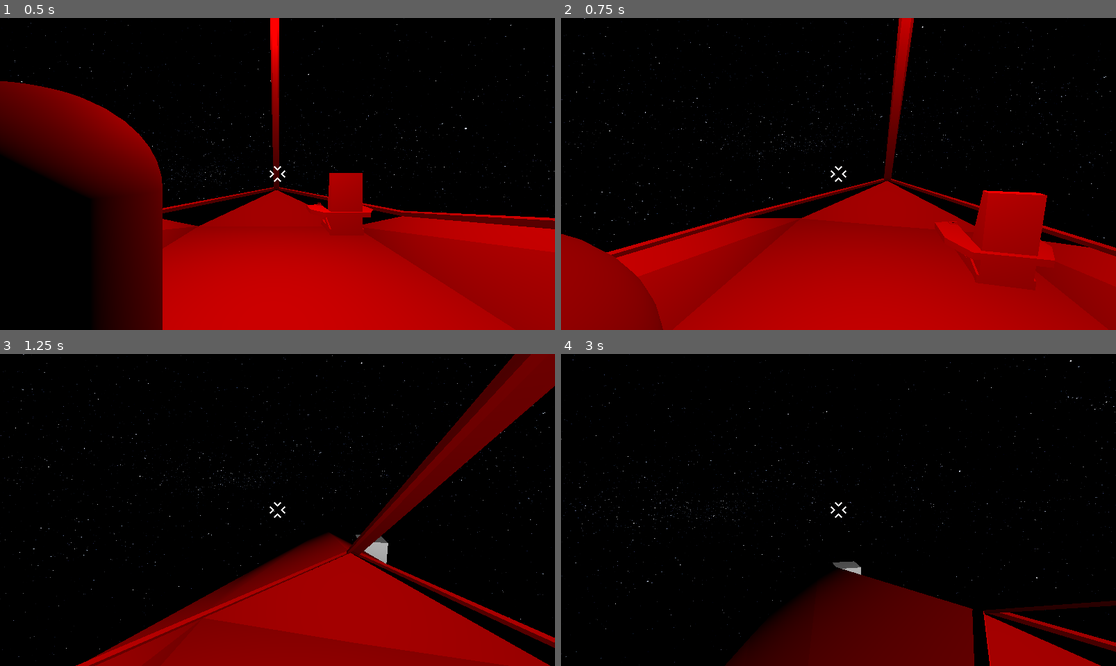
Above: before the commit, frames 1-4 (two rows, left to right).
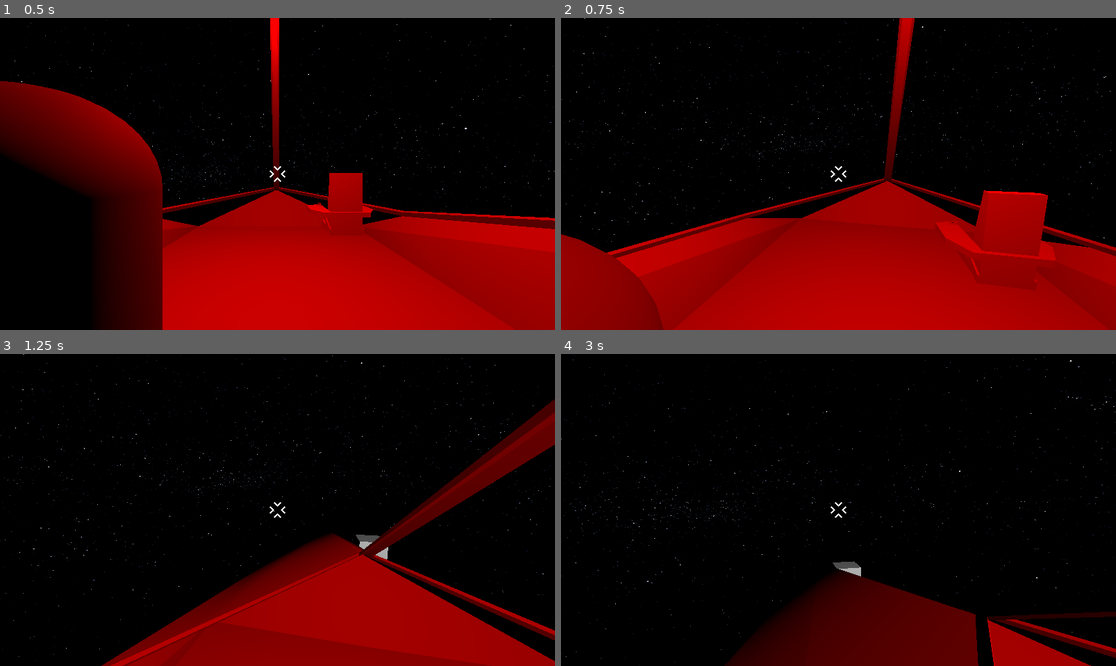
Above: after the commit, the same moments.

Repository: Greenwolf8/UntitledSpaceGame
Game: Godot game, scene res://Map.tscn
Two runs of this game, one before a commit and one after it. Both use one fixed random seed, a clock stepped at 60 frames per second and the inputs below.
Inputs (mouse positions are in pixels of both pictures, inside the frame that each line leads up to):
- Up to frame 1 (0.5 s): no input
- Up to frame 2 (0.75 s): tap Enter at 0.5 s; move the mouse to (832, 180) at 0.52 s; hold W (move_forward) from 0.53 s (still down); tap Space (jump) at 0.6 s
- Up to frame 3 (1.25 s): keep holding W (move_forward); tap Space (jump) at 0.77, 1.07 s
- Up to frame 4 (3 s): move the mouse to (877, 513) at 1.27 s; tap C (camera_lock) at 1.35 s; tap Space (jump) at 1.52, 1.55, 1.82, 2.3, 2.75 s; move the mouse to (794, 506) at 2.02 s; tap E (interact) at 2.1 s; move the mouse to (844, 510) at 2.77 s; release W (move_forward) at 2.78 s; hold A (move_left) from 2.78 s (still down); tap Shift (sprint) at 2.85 s

Frame 1 is identical in both runs. In frame 2, 0.4% of the frame differs, in the area x 0-100%, y 0-100%; in frame 3, 13%, in the area x 13-100%, y 0-100%; in frame 4, 2.3%.

Commit message:
fix: add collision layers
Added collision layers to stop the ship from bouncing around the place when character hit the ship

Diff:
--- a/BonusPlayer.gd
+++ b/BonusPlayer.gd
@@ -20,8 +20,6 @@
 
 	if not down_cast.is_colliding():
 		current_vertical_velocity = Vector3.ZERO
-		if Input.is_action_just_pressed("jump"):
-			current_vertical_velocity = ship_basis.y * 4.5
 	else:
 		current_vertical_velocity += gravity_dir * 11 * delta
 
--- a/Ship.tscn
+++ b/Ship.tscn
@@ -27,6 +27,8 @@
 
 [node name="Ship" type="RigidBody3D" parent="."]
 unique_name_in_owner = true
+collision_layer = 2
+collision_mask = 4
 continuous_cd = true
 linear_damp = 1.0
 angular_damp = 3.0
@@ -94,6 +96,8 @@
 
 [node name="Chair" type="RigidBody3D" parent="Ship"]
 unique_name_in_owner = true
+collision_layer = 2
+collision_mask = 2
 
 [node name="ChairCollider" type="CollisionShape3D" parent="Ship/Chair"]
 transform = Transform3D(0.75, 0, 0, 0, 1, 0, 0, 0, 1, 20.800072, 5.749711, -1.037703)
@@ -102,6 +106,7 @@
 [node name="Player2" parent="Ship" node_paths=PackedStringArray("camera") groups=["Player"] instance=ExtResource("3_ix3uc")]
 unique_name_in_owner = true
 transform = Transform3D(-4.371139e-08, 0, 1, 0, 1, 0, -1, 0, -4.371139e-08, 24.80692, 5.2056346, 0.11440277)
+collision_mask = 6
 script = ExtResource("4_7se24")
 camera = NodePath("Camera3D2")
 
@@ -117,7 +122,8 @@
 [node name="FrontCast" type="RayCast3D" parent="Ship/Player2/Camera3D2"]
 unique_name_in_owner = true
 transform = Transform3D(1, 0, 0, 0, 1, 0, 0, 0, 1, 7.450581e-09, 0.011189461, -0.21256447)
-target_position = Vector3(0, 0, -1)
+target_position = Vector3(0, 0, -1.5)
+collision_mask = 2
 
 [node name="Reticle2" type="TextureRect" parent="Ship/Player2"]
 anchors_preset = 8
@@ -141,10 +147,12 @@
 [node name="RayCast3D" type="RayCast3D" parent="Ship/Player2"]
 unique_name_in_owner = true
 transform = Transform3D(1, 0, 0, 0, 1, 0, 0, 0, 1, 0, -0.09168434, 0)
+collision_mask = 6
 
 [node name="BonusPlayer" parent="Ship" groups=["Player"] instance=ExtResource("3_ix3uc")]
 unique_name_in_owner = true
 transform = Transform3D(-4.371139e-08, 0, 1, 0, 1, 0, -1, 0, -4.371139e-08, 23.468225, 5.2056346, 1.2494717)
+collision_mask = 6
 script = ExtResource("6_7se24")
 
 [node name="BPCollisionShape3D2" type="CollisionShape3D" parent="Ship/BonusPlayer"]
@@ -158,3 +166,4 @@
 [node name="BPRayCast3D" type="RayCast3D" parent="Ship/BonusPlayer"]
 unique_name_in_owner = true
 transform = Transform3D(0.8570594, 0, 0.5152176, 0, 1, 0, -0.5152176, 0, 0.8570594, 0, 0.26092768, 0)
+collision_mask = 6
--- a/project.godot
+++ b/project.godot
@@ -89,8 +89,9 @@
 
 [layer_names]
 
-3d_physics/layer_1="World"
-3d_physics/layer_2="Interactable"
+3d_physics/layer_1="Player"
+3d_physics/layer_2="Ship"
+3d_physics/layer_3="Outside World"
 
 [physics]
 
